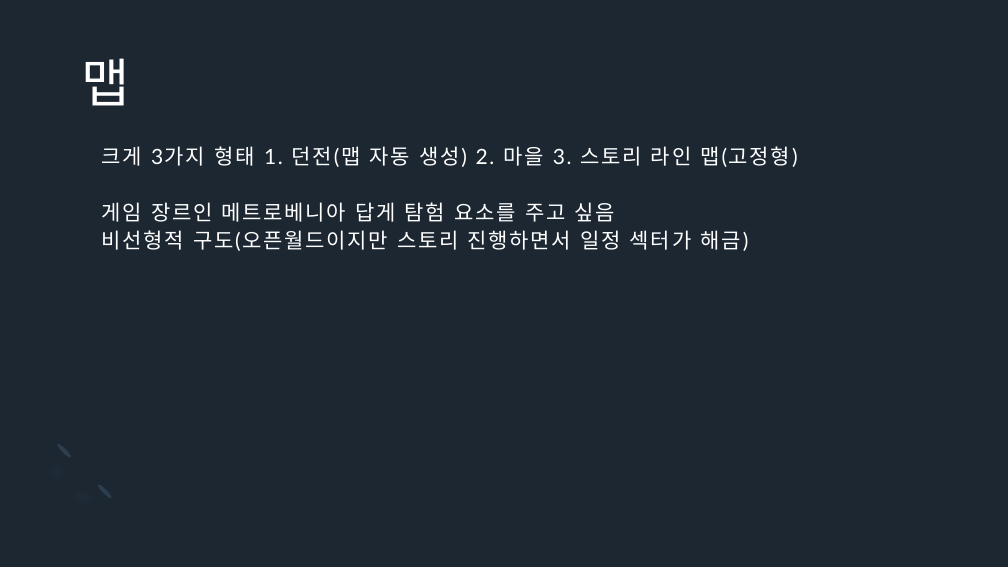
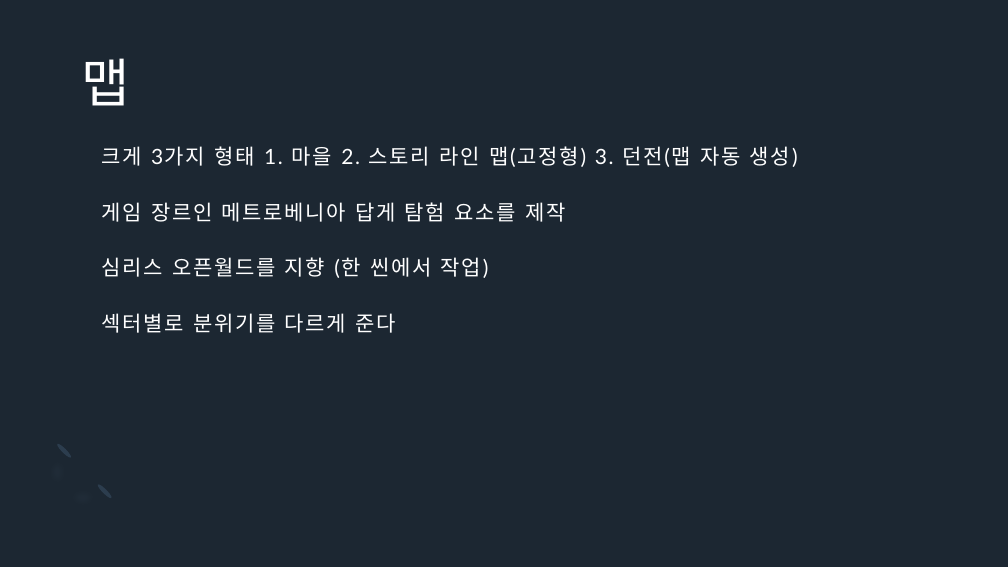
Before and after one commit to Icloy/2D_Roguelike, a slide deck: slide 11 of 기획서.pptx (slide 10 before the commit). Drawn at 1008x567 pixels with LibreOffice and Linux fonts; fonts in the diff are those of the drawing. Boxes give left, top, right and bottom in pixels: in the first picture for what was removed or moved away, otherwise in the second. Text is boxed around its words. In the diff, an @@ line names an element or a change of style, - is before the commit and + after.

```diff
--- a/기획서.pptx
+++ b/기획서.pptx
@@ title at (101, 146, 798, 333): text changed @@
-크게 3가지 형태 1. 던전(맵 자동 생성) 2. 마을 3. 스토리 라인 맵(고정형)
-게임 장르인 메트로베니아 답게 탐험 요소를 주고 싶음
-비선형적 구도(오픈월드이지만 스토리 진행하면서 일정 섹터가 해금)
+크게 3가지 형태 1. 마을 2. 스토리 라인 맵(고정형) 3. 던전(맵 자동 생성)
+게임 장르인 메트로베니아 답게 탐험 요소를 제작
+심리스 오픈월드를 지향 (한 씬에서 작업)
+섹터별로 분위기를 다르게 준다
```
Also in this commit, not shown: 14 other slides changed, 5 slides added, 1 slide removed.
